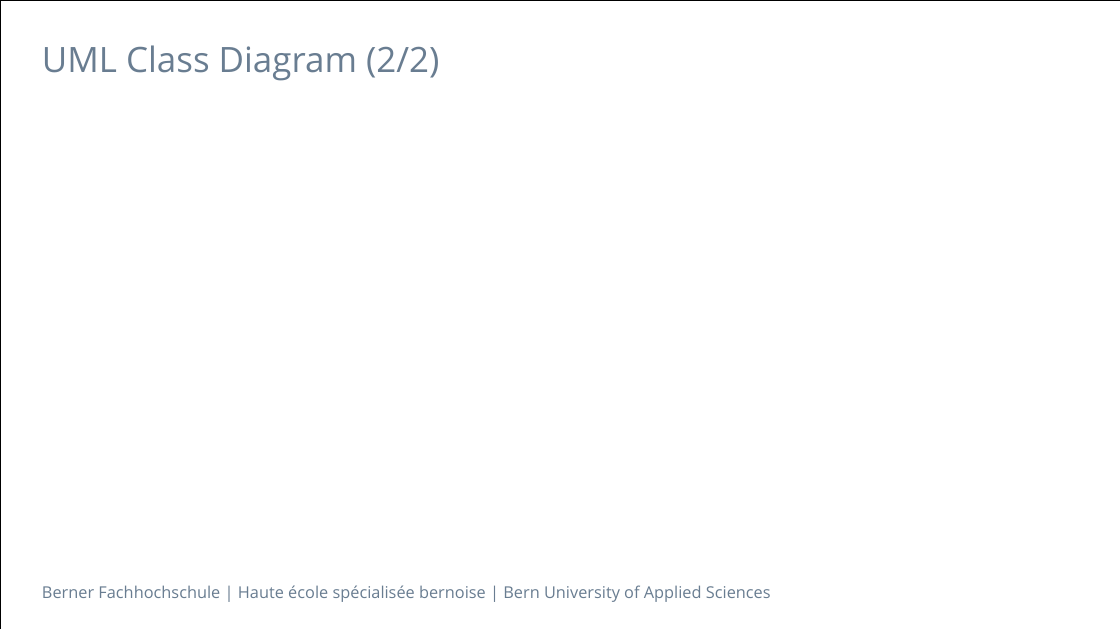
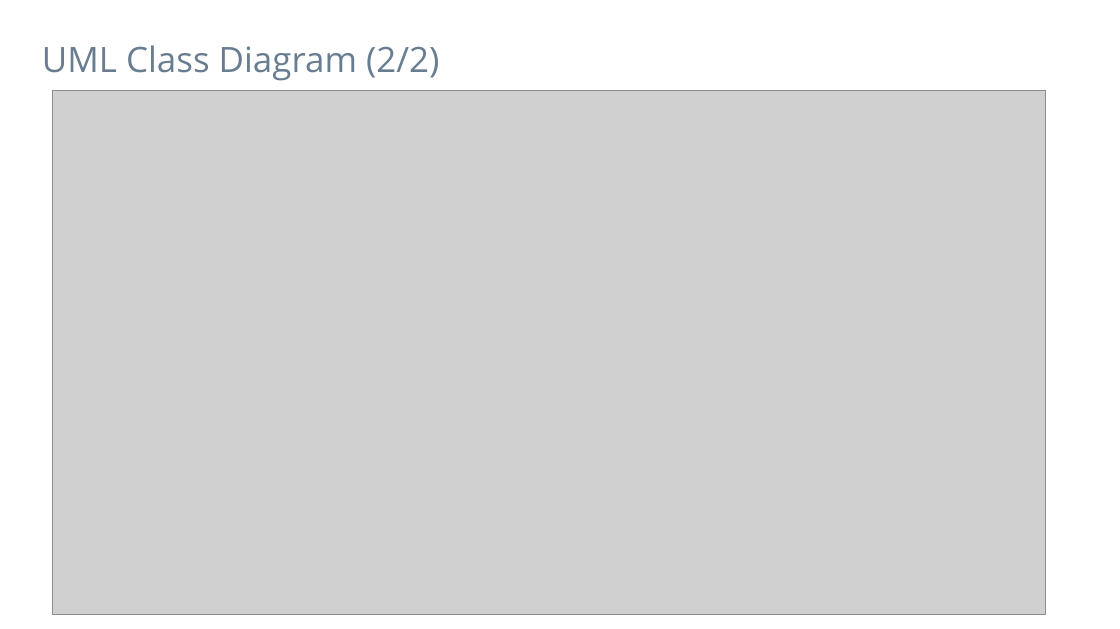
Before and after one commit to jntme/ch.bfh.btx8081.w2017.blue, a slide deck: slide 6 of doc/04-ScrumSetup/Task_3&4_Presentation.pptx (slide 5 before the commit). Drawn at 1120x629 pixels with LibreOffice and Linux fonts; fonts in the diff are those of the drawing; grey boxes stand for pictures. Boxes give left, top, right and bottom in pixels: in the first picture for what was removed or moved away, otherwise in the second. Text is boxed around its words. In the diff, an @@ line names an element or a change of style, - is before the commit and + after.

```diff
--- a/doc/04-ScrumSetup/Task_3&4_Presentation.pptx
+++ b/doc/04-ScrumSetup/Task_3&4_Presentation.pptx
@@ rectangle removed at <box>0,0,1120,629</box> @@
@@ picture added at <box>52,90,1045,615</box> @@
@@ text removed at <box>42,585,771,602</box> @@
-Berner Fachhochschule | Haute école spécialisée bernoise | Bern University of Applied Sciences
```
Also in this commit, not shown: 1 other slide changed, 1 slide added.
